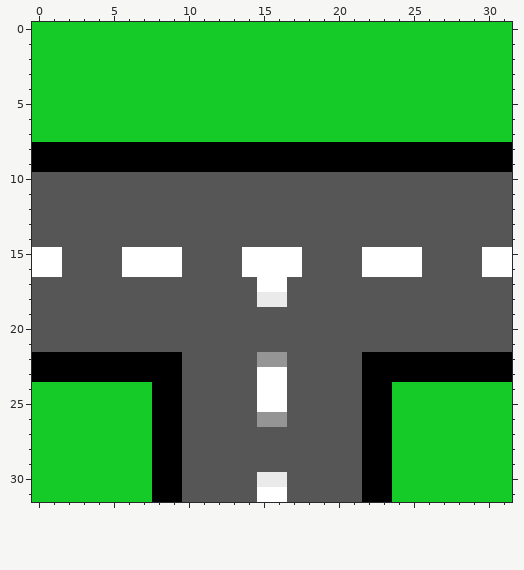
A pixel-art sprite gets an edit: assets/roads/3.png. The picture above was drawn from the file before the commit.
The file is 32x32 pixels.
Once edited:
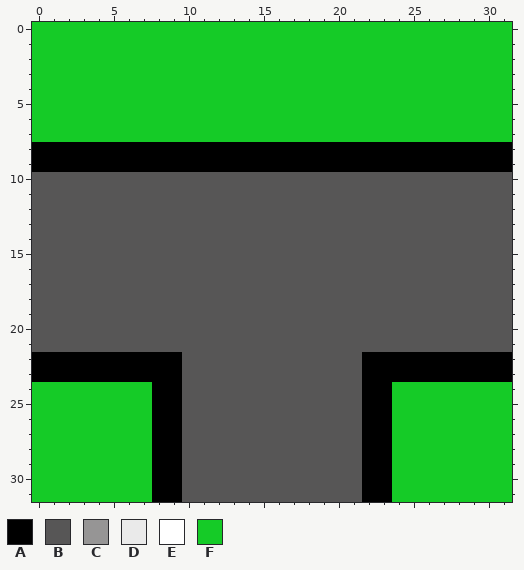
Palette (. is transparent): A #000000  B #575656  C #969595  D #eaeaea  E #ffffff  F #15cb27
What changed:
Colour C becomes colour B in row 22 at x 15 to 16; in row 26 at x 15 to 16.
Colour D becomes colour B in row 18 at x 15 to 16; in row 30 at x 15 to 16.
Colour E becomes colour B in rows 15 to 16 at x 0 to 1, 6 to 9, 14 to 17, 22 to 25 and 30 to 31; in row 17 at x 15 to 16; in rows 23 to 25 at x 15 to 16; in row 31 at x 15 to 16.
